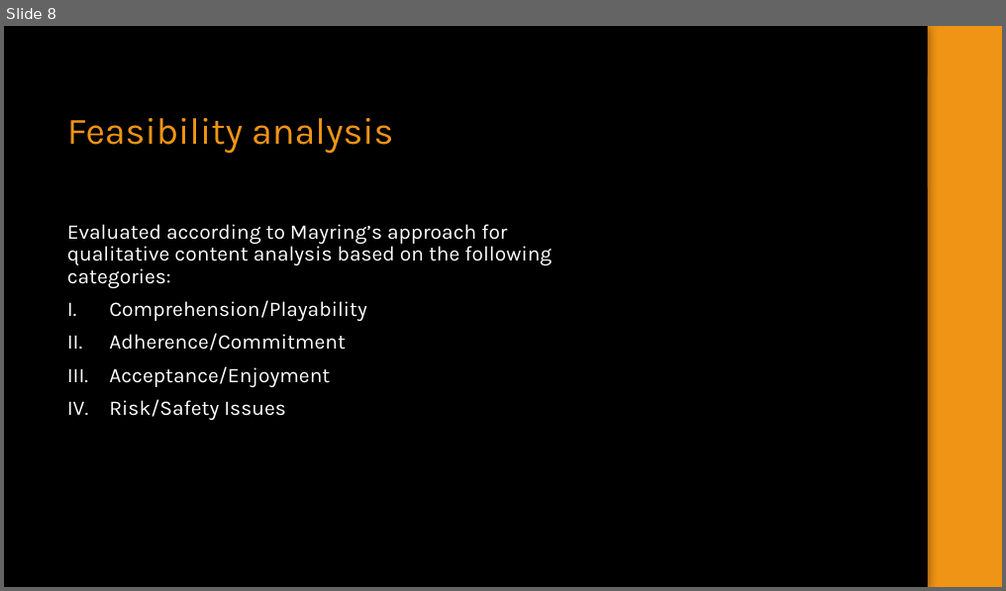
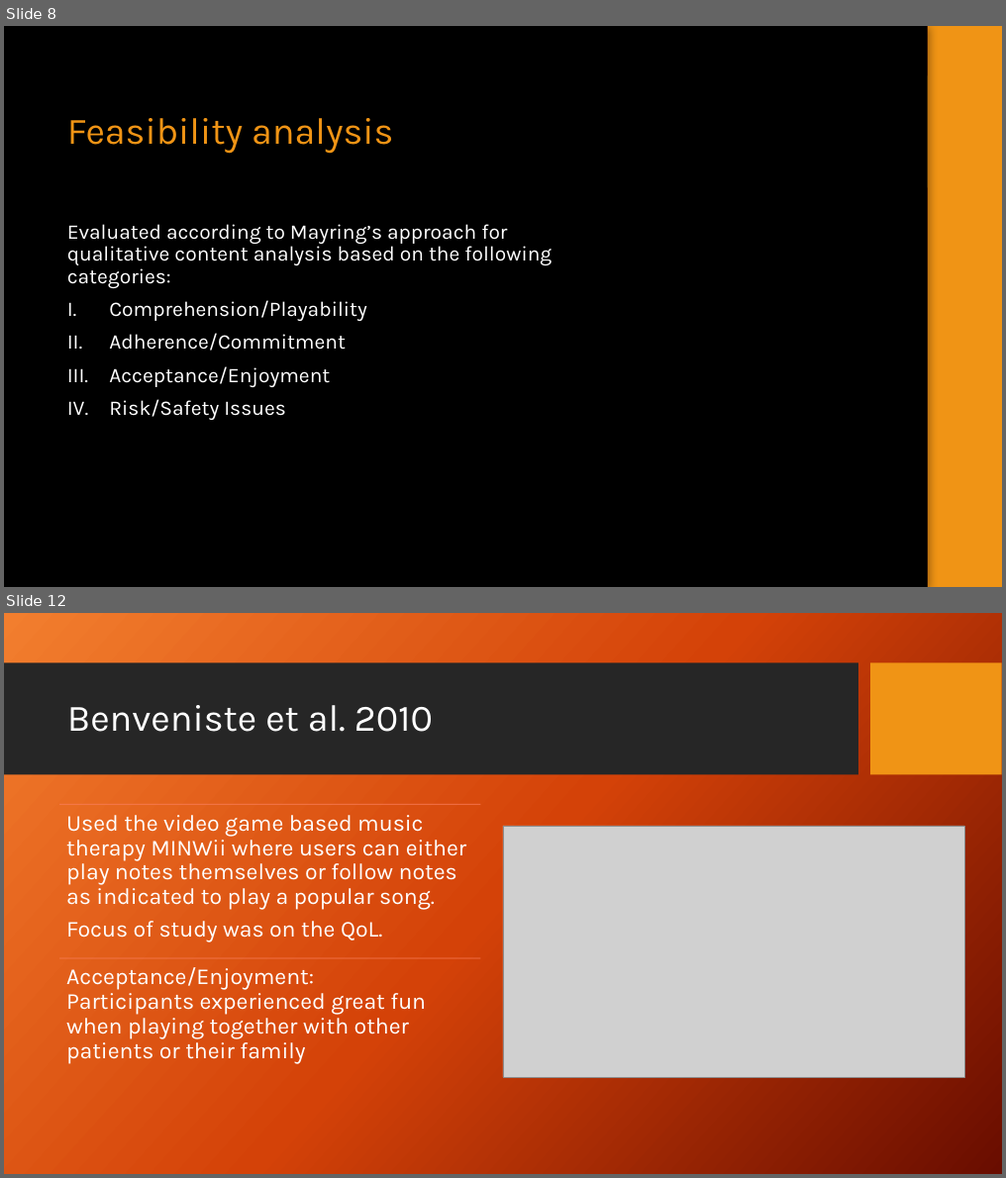
Before and after one commit to LoftieFourie/Honours_Project, a slide deck: SGDC.pptx. Shown one above the other, each under a label of ours: slide 8 before the commit, slides 8 and 12 after it; the slides between them are not shown. The pictures are 1006x591 and 1006x1178 pixels, drawn with LibreOffice and Linux fonts; fonts in the diff are those of the drawing; grey boxes stand for pictures; background and template pictures are left out. Boxes give left, top, right and bottom in pixels: in the first picture for what was removed or moved away, otherwise in the second. Text is boxed around its words. In the diff, an @@ line names an element or a change of style, - is before the commit and + after.

```diff
--- a/SGDC.pptx
+++ b/SGDC.pptx
@@ slide 12 added at [4, 613, 1002, 1174], background picture (left out); not listed: 2 template elements that a slide beside it also shows @@
@@ title added at [67, 705, 433, 732], 36 pt, text #FFFFFF @@
+Benveniste et al. 2010
@@ picture added at [503, 826, 965, 1077] @@
@@ group added at [59, 805, 481, 1064]: 2 lines, 2 texts @@
+Used the video game based music therapy MINWii where users can either play notes themselves or follow notes as indicated to play a popular song.
+Focus of study was on the QoL.
+Acceptance/Enjoyment:
+Participants experienced great fun when playing together with other patients or their family
```
Also in this commit, not shown: 6 other slides added.
